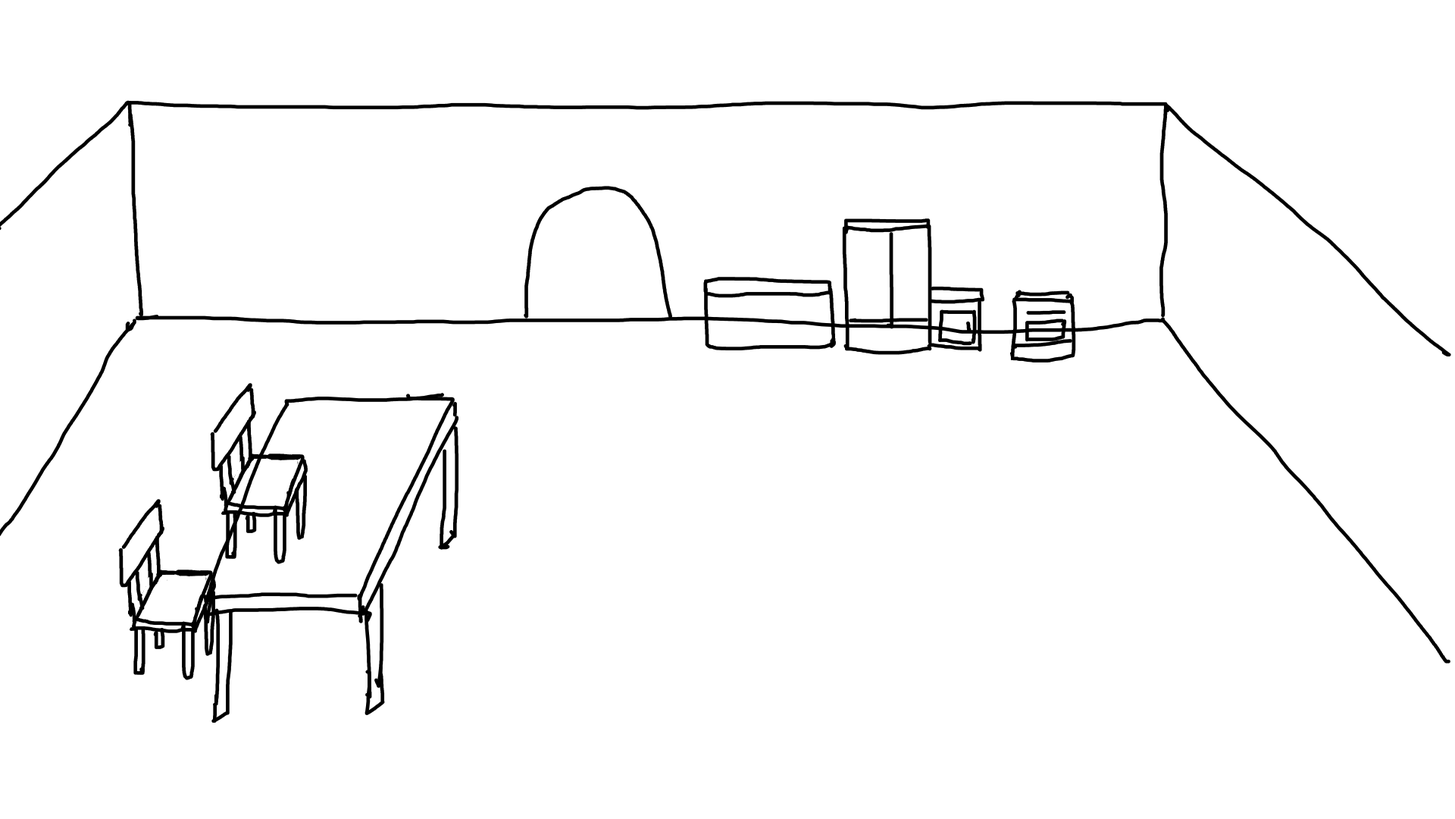
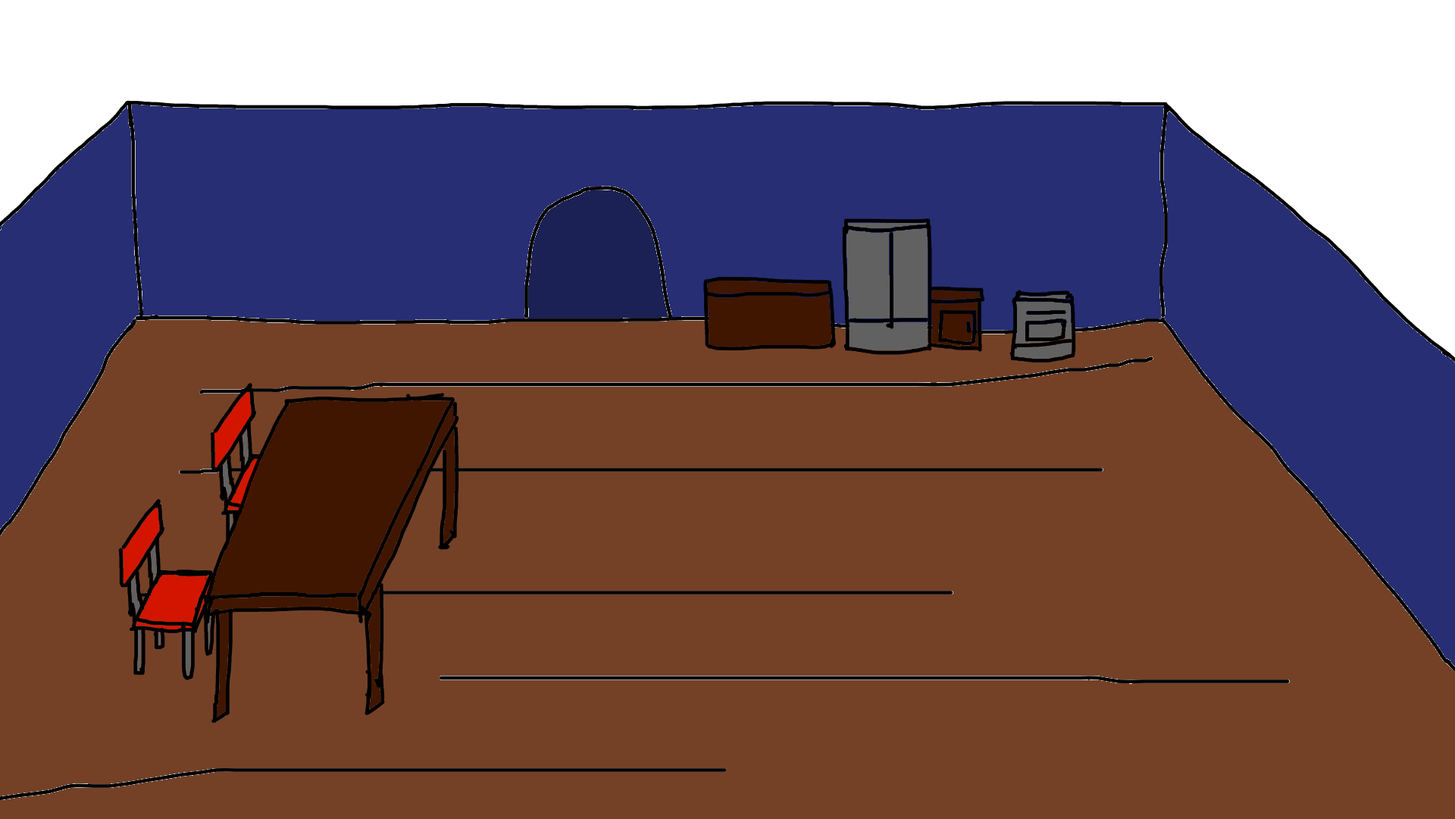
Revision of a layered (1455, 819) image; what changed, layer by layer:
added layer "table color" in group "midground" over [194, 388, 486, 728]
painted on "chair" (1st of 2, in "midground") over [97, 339, 340, 631]
added layer "Paint Layer 2" in group "midground" over [194, 388, 340, 534]
added layer "Paint Layer 3" in group "midground" over [97, 388, 340, 680]
added group "background" with 2 layers above "Walls" over [679, 194, 1116, 389]
moved "background object" into group "background", painted on it over [679, 194, 1116, 389]
added layer "backgound color" in group "background" over [679, 194, 1116, 389]
added layer "Walls" above "Floor" over [0, 104, 1455, 680]
added layer "Floor" above "layout" over [0, 291, 1455, 819]
painted on "layout" over [0, 104, 1455, 728]
